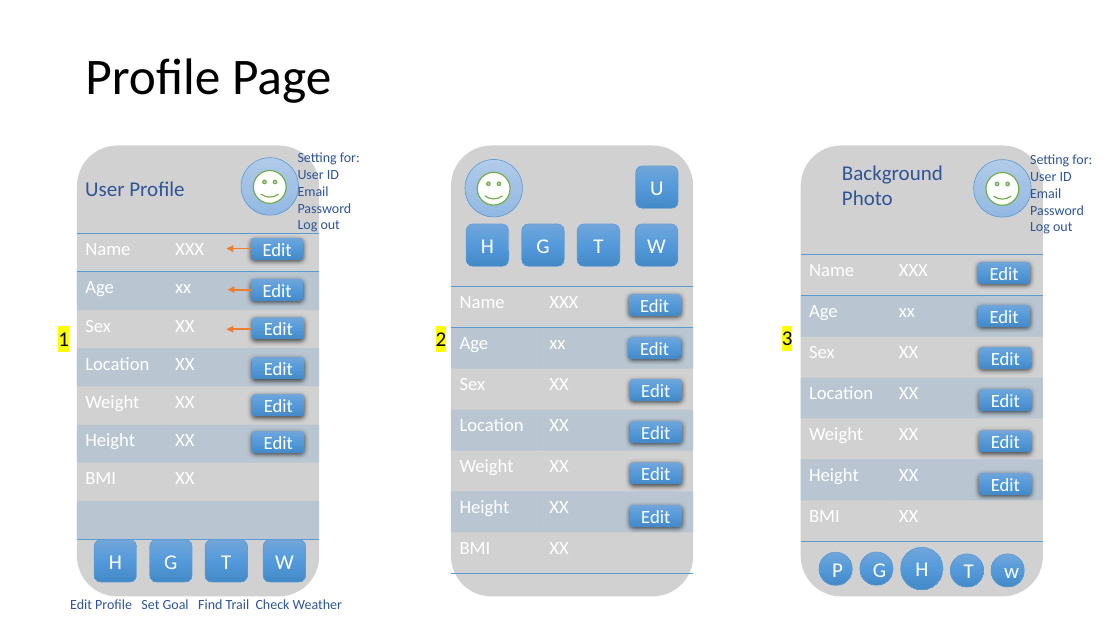
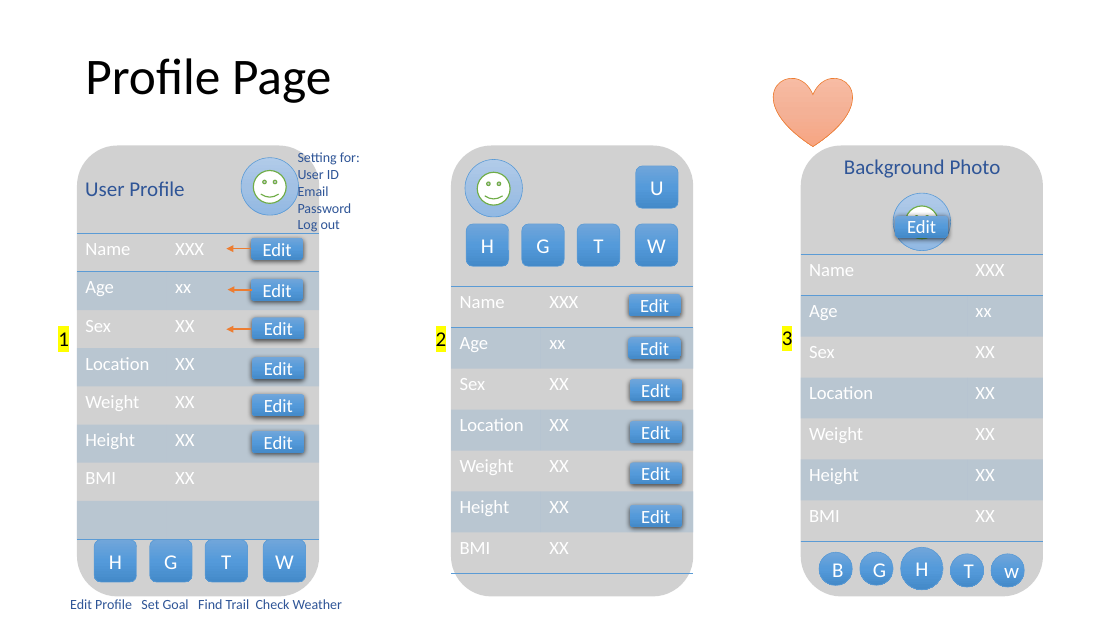
Before and after one commit to kristiecolton/kbbq, a slide deck: slide 4 of Design_Structure_1.pptx. Drawn at 1120x630 pixels with LibreOffice and Linux fonts; fonts in the diff are those of the drawing. Boxes give left, top, right and bottom in pixels: in the first picture for what was removed or moved away, otherwise in the second. Text is boxed around its words. In the diff, an @@ line names an element or a change of style, - is before the commit and + after.

```diff
--- a/Design_Structure_1.pptx
+++ b/Design_Structure_1.pptx
@@ heart added at [774, 77, 853, 146], fill gradient #F7BDA5 to #F5B196 to #F8A582, outline #ED7D31 0.5 pt @@
@@ text "Background Photo" rewrapped from [842, 165, 943, 205] to [844, 159, 1001, 178] @@
@@ text removed at [1030, 154, 1092, 236] @@
-Setting for:
-User ID
-Email
-Password
-Log out
@@ ellipse: place and size @@
-ellipse at [974, 160, 1031, 217]
+ellipse at [893, 193, 950, 250]
@@ smiley face: place and size @@
-smiley face at [986, 172, 1019, 205]
+smiley face at [906, 206, 939, 239]
@@ rounded rectangle "Edit": place and size @@
-rounded rectangle "Edit" at [978, 262, 1030, 284]
+rounded rectangle "Edit" at [896, 216, 948, 238]
@@ rounded rectangle removed at [978, 305, 1030, 327] @@
-Edit
@@ rounded rectangle removed at [980, 347, 1032, 369] @@
-Edit
@@ rounded rectangle removed at [980, 389, 1032, 411] @@
-Edit
@@ rounded rectangle removed at [980, 430, 1032, 452] @@
-Edit
@@ rounded rectangle removed at [980, 473, 1032, 495] @@
-Edit
@@ text in ellipse at [832, 563, 843, 577]: text changed @@
-P
+B
```
Also in this commit, not shown: 3 other slides changed.
